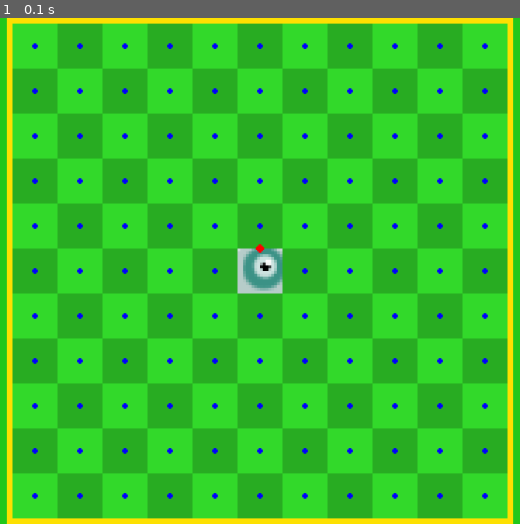
Above: before the commit, frame 1.
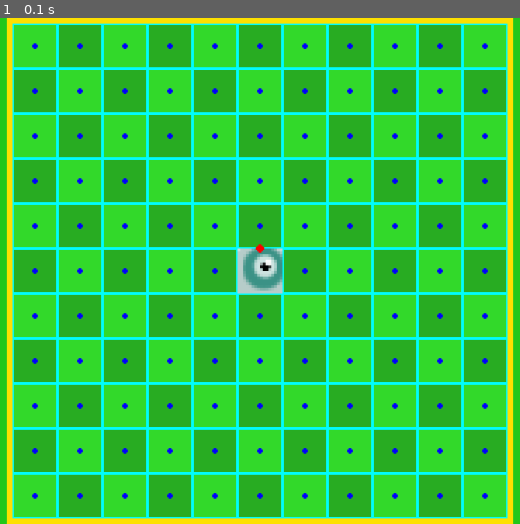
Above: after the commit, the same moment.

Repository: LZX1000/College-I
Game: pygame game, started from Snake2.py
The game is run twice, just before and just after one commit, with the same random seed, the same clock (stepped at 60 frames per second) and the same inputs.
Inputs:
- Up to frame 1 (0.1 s): no input

The runs differ from the first frame. In frame 1, 12% of the frame differs, in the area x 2-98%, y 0-100%.

Commit message:
partial commit (slightly broken)

Diff:
--- a/Snake2.py
+++ b/Snake2.py
@@ -65,6 +65,13 @@
                 display_surface.blit(self.image, self.rect.topleft)
                 self.rect.center = pos
 
+        class GameBlock(pygame.sprite.Sprite):
+            def __init__(self, pos, block_width):
+                super().__init__()
+                self.collision_point = pygame.Vector2(pos)
+                self.rect = pygame.rect.Rect(pos[0] - block_width / 2, pos[1] - block_width / 2,
+                                             block_width, block_width)
+
         class Grass(pygame.sprite.Sprite):
             def __init__(self, pos, size=None, width=11):
                 super().__init__()
@@ -84,17 +91,19 @@
                 for i in range(width):
                     block_height_pos = self.rect.topleft[1] + i * self.block_width + self.block_width / 2
                     for i in range(width):
-                        block = pygame.Vector2(
-                            (self.rect.topleft[0] + i * self.block_width + self.block_width / 2),
-                            block_height_pos)
+                        block_pos = ((self.rect.topleft[0] + i * self.block_width + self.block_width / 2),
+                                     block_height_pos)
+                        block = Backgrounds.GameBlock(block_pos, self.block_width)
                         self.blocks_list.append(block)
+                self.blocks_group = pygame.sprite.Group(self.blocks_list)
 
             def update(self, display_surface, pos):
                 display_surface.blit(self.image, self.rect.topleft)
-                self.rect.center = pos
-                '''debug code'''
+
+            def debug(self, internal_surface):
                 for block in self.blocks_list:
-                    pygame.draw.circle(internal_surface, (0, 0, 255), block, 2)
+                    pygame.draw.circle(internal_surface, (0, 0, 255), block.collision_point, 2)
+                    pygame.draw.rect(internal_surface, (0, 255, 255), block.rect, 1)
 
         class Edge(pygame.sprite.Sprite):
             def __init__(self, pos, size=None):
@@ -143,20 +152,19 @@
     background = Backgrounds(background_pos)
 
     # Player Settings
-    movement_speed = 120
+    movement_speed = 60
     normal_movement_speed = movement_speed
     player_pos = pygame.Vector2((internal_width // 2), (internal_height // 2))
 
     player = GamePlayer(player_pos)
     player_movement = (0, 0)
     running = True
+    requested_movement = False
     gamestate = "game"
     max_fps = 60
     dt = 0
 
     while running:
-        alive = True
-
         for event in pygame.event.get():
             if event.type == pygame.QUIT:
                 running = False
@@ -207,24 +215,39 @@
             # Straight movement
             if keys[pygame.K_w] or keys[pygame.K_UP]:
                 player.angle = 0
-                player_movement = (0, -1)
+                requested_direction = (0, -1)
+                requested_movement = True
                 # player_pos.y -= movement_speed * dt
             elif keys[pygame.K_s] or keys[pygame.K_DOWN]:
                 player.angle = 180
-                player_movement = (0, 1)
+                requested_direction = (0, 1)
+                requested_movement = True
                 # player_pos.y += movement_speed * dt
             elif keys[pygame.K_a] or keys[pygame.K_LEFT]:
                 player.angle = 90
-                player_movement = (-1, 0)
+                requested_direction = (-1, 0)
+                requested_movement = True
                 # player_pos.x -= movement_speed * dt
             elif keys[pygame.K_d] or keys[pygame.K_RIGHT]:
                 player.angle = 270
-                player_movement = (1, 0)
+                requested_direction = (1, 0)
+                requested_movement = True
                 # player_pos.x += movement_speed * dt
 
             # Player movement
-            player_pos.x += player_movement[0] * movement_speed * dt
-            player_pos.y += player_movement[1] * movement_speed * dt
+            if background.grass.rect.collidepoint(player.collision_point):
+                if requested_movement and requested_direction != player_movement:
+                    movement_point = pygame.sprite.spritecollide(player, background.grass.blocks_group, False)
+                    if movement_point:
+                        requested_movement = False
+                        player_movement = requested_direction
+                        player_pos = movement_point.collision_point
+
+                player_pos.x += player_movement[0] * movement_speed * dt
+                player_pos.y += player_movement[1] * movement_speed * dt
+            else:
+                requested_movement = False
+                gamestate = "menu"
 
             # Player bounds
             if not background.grass.rect.collidepoint(player.collision_point):
@@ -233,6 +256,7 @@
             # Render in 640x360
             internal_surface.fill((36, 201, 29)) # Sub-background
             background.game_update(internal_surface, background_pos)
+            background.grass.debug(internal_surface)
             player.update(internal_surface, player_pos)
 
             # Upscale to 1920x1080
